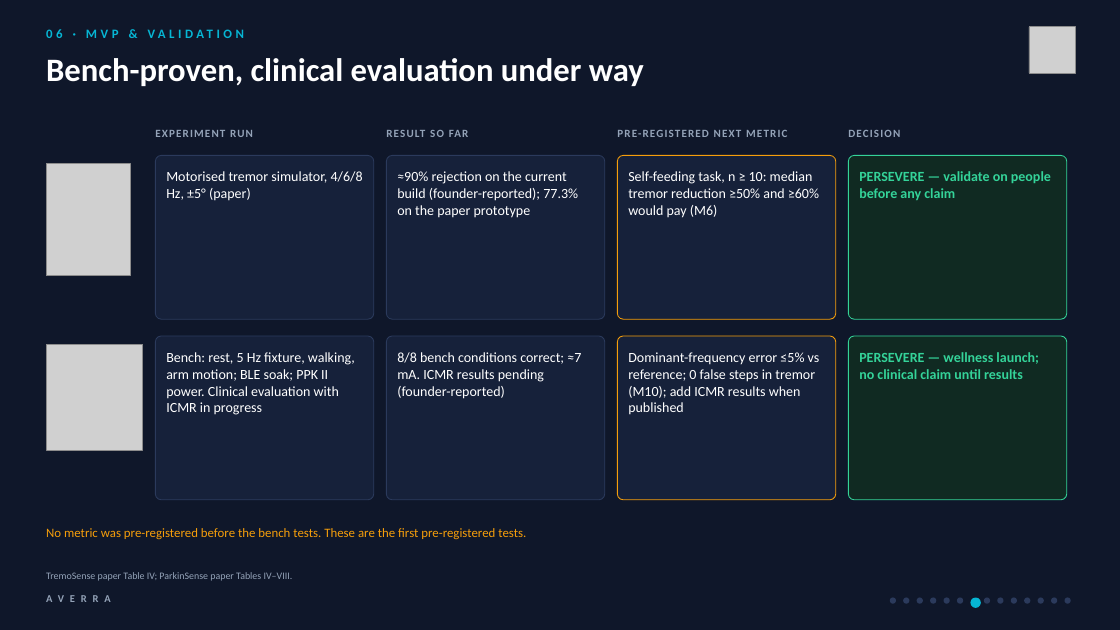
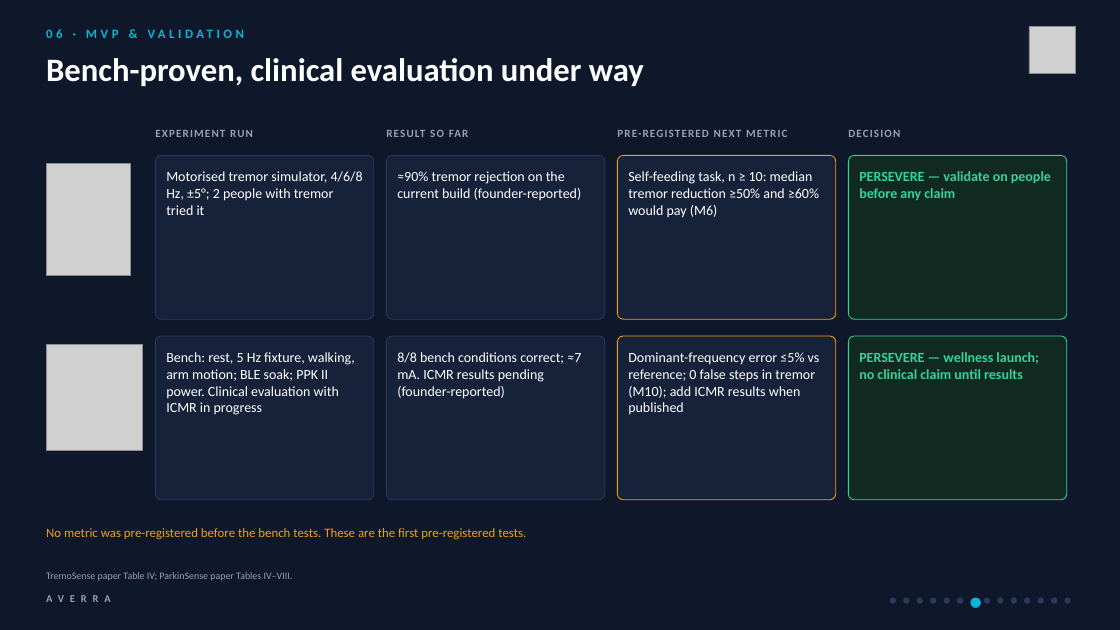
Before and after one commit to sudo-pranshu/AVERRA, a slide deck: slide 7 of deck/AVERRA_Pitch.pptx. Drawn at 1120x630 pixels with LibreOffice and Linux fonts; fonts in the diff are those of the drawing; grey boxes stand for pictures. Boxes give left, top, right and bottom in pixels: in the first picture for what was removed or moved away, otherwise in the second. Text is boxed around its words. In the diff, an @@ line names an element or a change of style, - is before the commit and + after.

```diff
--- a/deck/AVERRA_Pitch.pptx
+++ b/deck/AVERRA_Pitch.pptx
@@ text at (166,171,363,215): text changed @@
-Motorised tremor simulator, 4/6/8 Hz, ±5° (paper)
+Motorised tremor simulator, 4/6/8 Hz, ±5°; 2 people with tremor tried it
@@ text at (397,171,582,200): text changed @@
-≈90% rejection on the current build (founder-reported); 77.3% on the paper prototype
+≈90% tremor rejection on the current build (founder-reported)
```
Also in this commit, not shown: 9 other slides changed, 13 other files.
